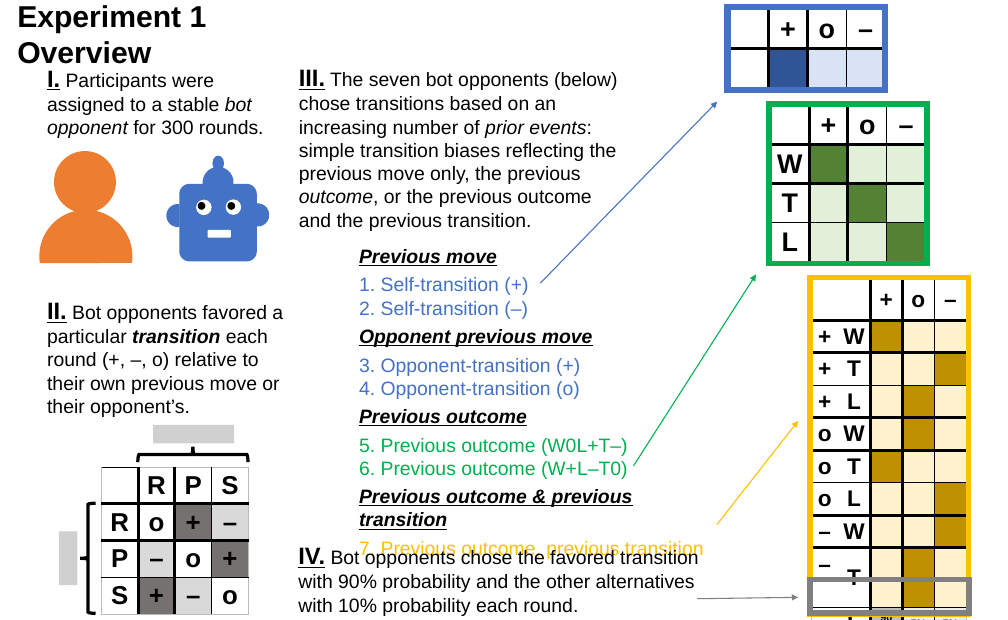
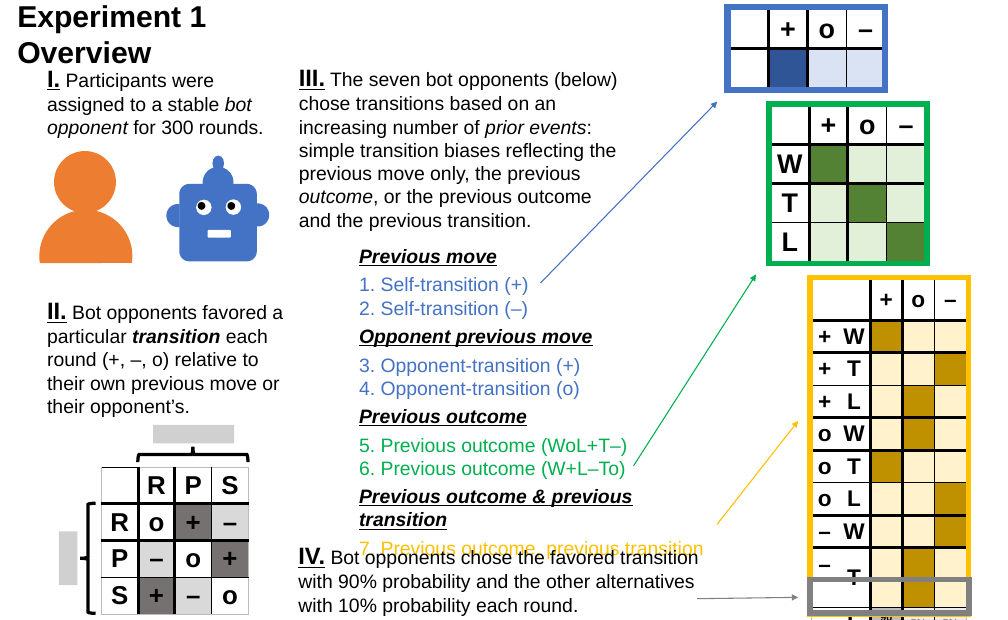
Before and after one commit to erik-brockbank/rps-bot-manuscript-public, a slide deck: slide 1 of figures/stable_bot_overview.pptx. Drawn at 1008x620 pixels with LibreOffice and Linux fonts; fonts in the diff are those of the drawing; grey boxes stand for pictures. Boxes give left, top, right and bottom in pixels: in the first picture for what was removed or moved away, otherwise in the second. Text is boxed around its words. In the diff, an @@ line names an element or a change of style, - is before the commit and + after.

```diff
--- a/figures/stable_bot_overview.pptx
+++ b/figures/stable_bot_overview.pptx
@@ text at bbox=[359, 438, 627, 479]: text changed @@
-5. Previous outcome (W0L+T–)
-6. Previous outcome (W+L–T0)
+5. Previous outcome (WoL+T–)
+6. Previous outcome (W+L–To)
```
Also in this commit, not shown: 26 other files.
